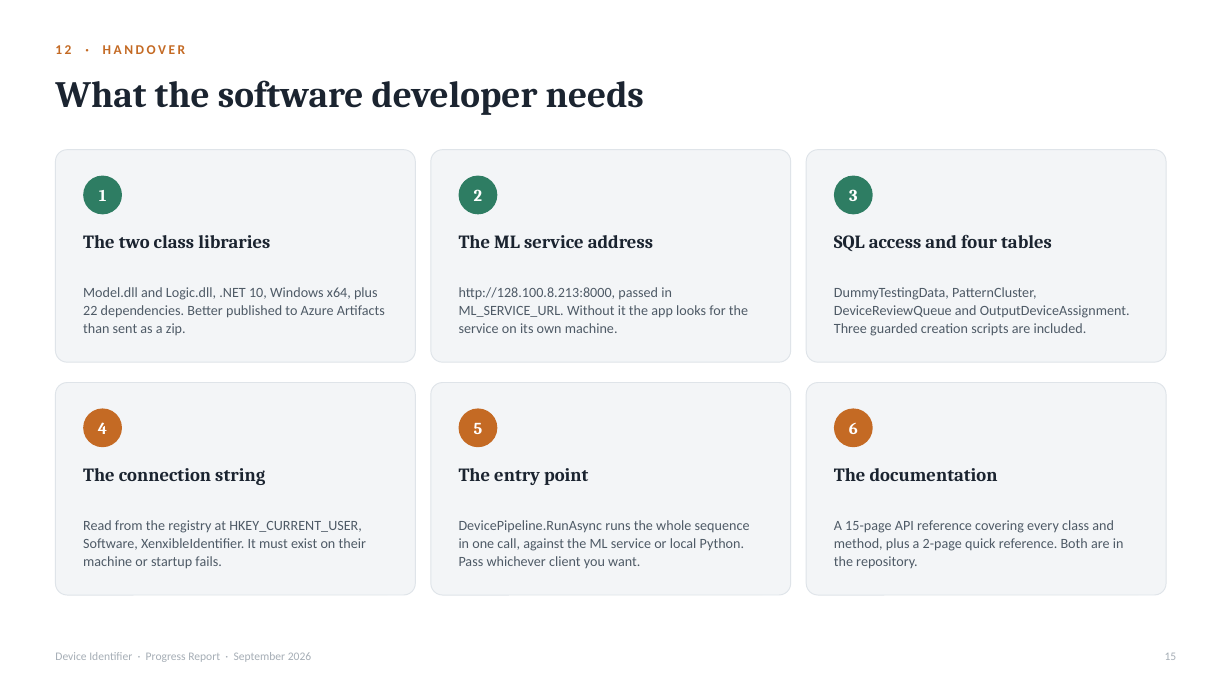
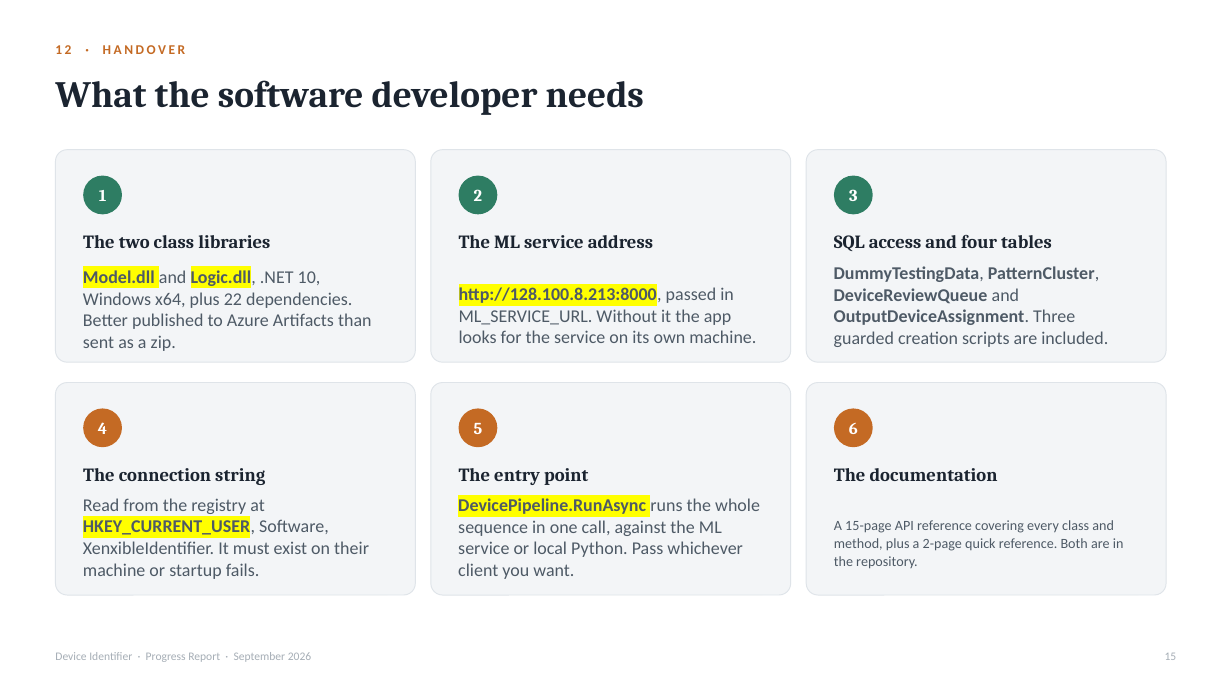
Before and after one commit to Syaziyah30/DeviceCluster, a slide deck: slide 15 of handoff/DeviceIdentifierProgress.pptx. Drawn at 1232x693 pixels with LibreOffice and Linux fonts; fonts in the diff are those of the drawing. Boxes give left, top, right and bottom in pixels: in the first picture for what was removed or moved away, otherwise in the second. Text is boxed around its words. In the diff, an @@ line names an element or a change of style, - is before the commit and + after.

```diff
--- a/handoff/DeviceIdentifierProgress.pptx
+++ b/handoff/DeviceIdentifierProgress.pptx
@@ text "Model.dll and Logic.dll, .NET 10, ...": place and size @@
-text "Model.dll and Logic.dll, .NET 10, ..." at [83,287,385,335]
+text "Model.dll and Logic.dll, .NET 10, ..." at [83,268,371,351]
@@ text "Model.dll and Logic.dll, .NET 10, ..." at [83,268,371,351]: size 11 to 14 pt; highlight none to #FFFF00, bold on in "Model.dll Logic.dll,"; line spacing 14pt to 1 @@
@@ text "DummyTestingData, PatternCluster, DeviceReviewQueue and Outp ...": place and size @@
-text "DummyTestingData, PatternCluster, DeviceReviewQueue and Outp ..." at [834,287,1130,336]
+text "DummyTestingData, PatternCluster, DeviceReviewQueue and Outp ..." at [834,266,1108,347]
@@ text "DummyTestingData, PatternCluster, DeviceReviewQueue and Outp ..." at [834,266,1108,347]: size 11 to 14 pt; bold on in "DummyTestingData, PatternCluster, DeviceReviewQueue OutputDe ..."; line spacing 14pt to 1 @@
@@ text "http://128.100.8.213:8000, passed in ML_SERVICE_URL. Without ..." at [459,286,756,343]: size 11 to 14 pt; highlight none to #FFFF00, bold on in "http://128.100.8.213:8000,"; line spacing 14pt to 1 @@
@@ text "Read from the registry at ...": place and size @@
-text "Read from the registry at ..." at [83,520,366,569]
+text "Read from the registry at ..." at [83,498,369,579]
@@ text "Read from the registry at ..." at [83,498,369,579]: size 11 to 14 pt; highlight none to #FFFF00, bold on in "HKEY_CURRENT_USER,"; line spacing 14pt to 1 @@
@@ text "DevicePipeline.RunAsync runs the whole sequence ...": place and size @@
-text "DevicePipeline.RunAsync runs the whole sequence ..." at [459,520,750,568]
+text "DevicePipeline.RunAsync runs the whole sequence ..." at [458,498,760,579]
@@ text "DevicePipeline.RunAsync runs the whole sequence ..." at [458,498,760,579]: size 11 to 14 pt; highlight none to #FFFF00, bold on in "DevicePipeline.RunAsync"; line spacing 14pt to 1 @@
```
Also in this commit, not shown: 15 other slides changed, 6 slides added.
